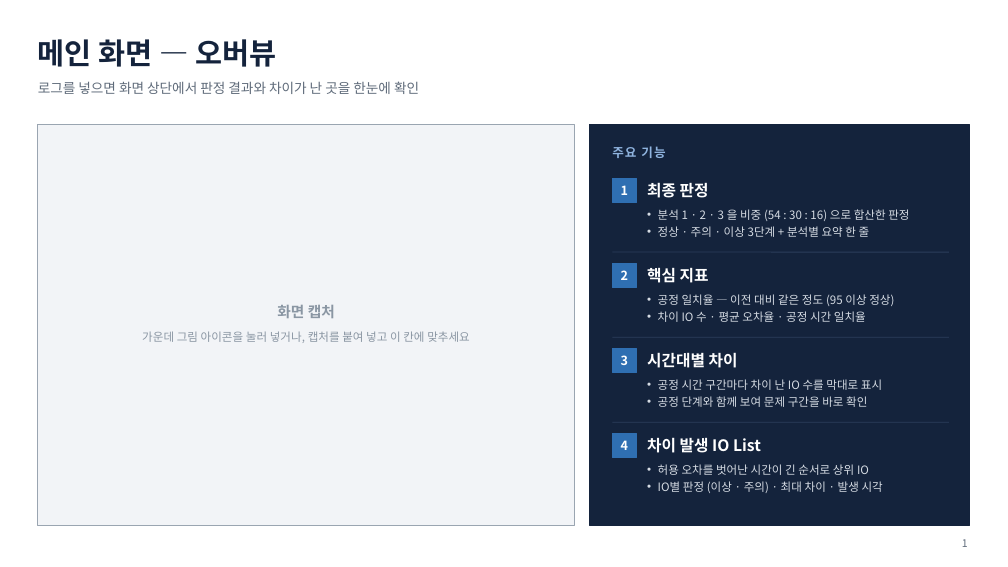
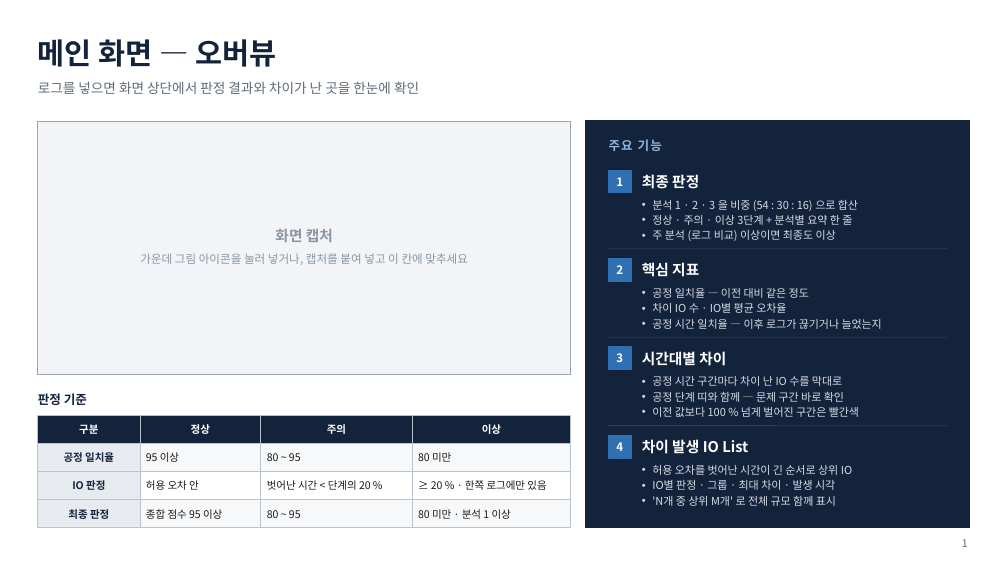
Before and after one commit to sssfffd/rookie2, a slide deck: slide 1 of docs/presentation/LogScope-주요기능-오버뷰-종합분석.pptx. Drawn at 1008x567 pixels with LibreOffice and Linux fonts; fonts in the diff are those of the drawing. Boxes give left, top, right and bottom in pixels: in the first picture for what was removed or moved away, otherwise in the second. Text is boxed around its words. In the diff, an @@ line names an element or a change of style, - is before the commit and + after.

```diff
--- a/docs/presentation/LogScope-주요기능-오버뷰-종합분석.pptx
+++ b/docs/presentation/LogScope-주요기능-오버뷰-종합분석.pptx
@@ rectangle resized from (x1=38, y1=125, x2=575, y2=526) to (x1=38, y1=121, x2=571, y2=374) @@
@@ rectangle resized from (x1=590, y1=125, x2=970, y2=526) to (x1=586, y1=121, x2=970, y2=528) @@
@@ size 12 to 11 pt in 4 elements at (x1=616, y1=442, x2=623, y2=451), (x1=616, y1=353, x2=623, y2=362), (x1=616, y1=265, x2=623, y2=274), (x1=616, y1=177, x2=623, y2=186) @@
@@ text "1" moved from (x1=621, y1=185, x2=628, y2=195) to (x1=616, y1=177, x2=623, y2=186) @@
@@ rectangle moved from (x1=613, y1=178, x2=637, y2=203) to (x1=609, y1=170, x2=631, y2=193) @@
@@ size 15 to 14 pt in 4 elements at (x1=642, y1=439, x2=748, y2=454), (x1=642, y1=351, x2=726, y2=366), (x1=642, y1=262, x2=699, y2=277), (x1=642, y1=174, x2=699, y2=189) @@
@@ text "최종 판정" moved from (x1=647, y1=182, x2=709, y2=198) to (x1=642, y1=174, x2=699, y2=189) @@
@@ text "분석 1 · 2 · ..." moved from (x1=658, y1=209, x2=909, y2=237) to (x1=652, y1=200, x2=858, y2=241) @@
@@ text at (x1=652, y1=200, x2=858, y2=211): text changed; size 11 to 10.5 pt @@
-• 분석 1 · 2 · 3 을 비중 (54 : 30 : 16) 으로 합산한 판정
+• 분석 1 · 2 · 3 을 비중 (54 : 30 : 16) 으로 합산
@@ text "화면 캡처" moved from (x1=277, y1=305, x2=335, y2=318) to (x1=275, y1=229, x2=333, y2=242) @@
@@ text at (x1=652, y1=230, x2=836, y2=241): paragraph added @@
+• 주 분석 (로그 비교) 이상이면 최종도 이상
@@ text at (x1=652, y1=215, x2=852, y2=225): size 11 to 10.5 pt in "정상 · 주의 · 이상 3단계 + ..."; less space between paragraphs @@
@@ text "가운데 그림 아이콘을 눌러 넣거나, ..." moved from (x1=142, y1=331, x2=470, y2=343) to (x1=140, y1=253, x2=468, y2=265) @@
@@ 1 text, 1 line, 1 rectangle moved together from (x1=612, y1=146, x2=949, y2=287) to (x1=609, y1=139, x2=948, y2=281) @@
@@ text at (x1=652, y1=288, x2=882, y2=329): text changed; size 11 to 10.5 pt @@
-• 공정 일치율 — 이전 대비 같은 정도 (95 이상 정상)
-• 차이 IO 수 · 평균 오차율 · 공정 시간 일치율
+• 공정 일치율 — 이전 대비 같은 정도
+• 차이 IO 수 · IO별 평균 오차율
+• 공정 시간 일치율 — 이후 로그가 끊기거나 늘었는지
@@ rectangle moved from (x1=613, y1=349, x2=637, y2=373) to (x1=609, y1=347, x2=631, y2=370) @@
@@ text at (x1=652, y1=376, x2=859, y2=417): text changed; size 11 to 10.5 pt @@
-• 공정 시간 구간마다 차이 난 IO 수를 막대로 표시
-• 공정 단계와 함께 보여 문제 구간을 바로 확인
+• 공정 시간 구간마다 차이 난 IO 수를 막대로
+• 공정 단계 띠와 함께 — 문제 구간 바로 확인
+• 이전 값보다 100 % 넘게 벌어진 구간은 빨간색
@@ text added at (x1=38, y1=393, x2=87, y2=405), 12 pt, text #14233C, bold @@
+판정 기준
@@ table added at (x1=38, y1=415, x2=571, y2=523), 4 rows, 4 columns @@
+구분 | 정상 | 주의 | 이상
+공정 일치율 | 95 이상 | 80 ~ 95 | 80 미만
+IO 판정 | 허용 오차 안 | 벗어난 시간 < 단계의 20 % | ≥ 20 % · 한쪽 로그에만 있음
+최종 판정 | 종합 점수 95 이상 | 80 ~ 95 | 80 미만 · 분석 1 이상
@@ line moved from (613, 422) - (949, 422) to (609, 426) - (948, 426) @@
@@ rectangle moved from (x1=613, y1=434, x2=637, y2=458) to (x1=609, y1=436, x2=631, y2=458) @@
@@ text at (x1=652, y1=465, x2=852, y2=475): size 11 to 10.5 pt in "허용 오차를 벗어난 시간이 긴 순서로 상위 ..."; less space between paragraphs @@
@@ text at (x1=652, y1=480, x2=836, y2=506): text changed; size 11 to 10.5 pt @@
-• IO별 판정 (이상 · 주의) · 최대 차이 · 발생 시각
+• IO별 판정 · 그룹 · 최대 차이 · 발생 시각
+• 'N개 중 상위 M개' 로 전체 규모 함께 표시
```
Also in this commit, not shown: 1 other slide changed, 3 other files.
